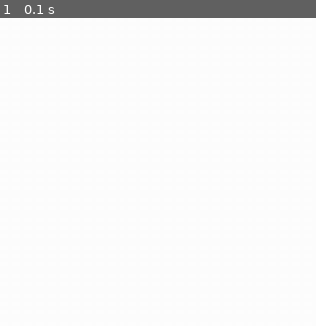
Above: before the commit, frame 1.
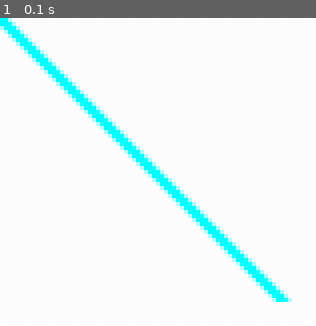
Above: after the commit, the same moment.

Repository: screenslaver4443/Pygame-school-tutorial-1
Game: pygame game, started from main.py
The game is run twice, just before and just after one commit, with the same random seed, the same clock (stepped at 60 frames per second) and the same inputs.
Inputs:
- Up to frame 1 (0.1 s): no input

The runs differ from the first frame. In frame 1, 5.8% of the frame differs, in the area x 0-93%, y 0-93%.

Commit message:
Added a line

Diff:
--- a/main.py
+++ b/main.py
@@ -30,12 +30,12 @@
 while not done: # Main game loop
     #Event loop
     for event in pygame.event.get():
-        if event.type == pygame.QUIT:
+        if event.type == pygame.QUIT: #Closes Game
             print("User asked to quit")
             done = True
-        if event.type == pygame.KEYDOWN:
+        if event.type == pygame.KEYDOWN: #logs when person clicks key
             print('User pressed a key')
-        if event.type == pygame.KEYUP:
+        if event.type == pygame.KEYUP: #
             print('User let go of a key')
         if event.type == pygame.MOUSEBUTTONDOWN:
             print("User clicked the mouse")
@@ -43,6 +43,10 @@
 
     ##### Drawing code #####
     screen.fill(WHITE) #Reset the screen
+
+    pygame.draw.line(screen, TEAL, [0, 0], [100, 100], 5) # Early Line
+
     pygame.display.flip() #Update the screen with changes
+
     clock.tick (60) #Limit to 60 frames per second
 pygame.quit()
